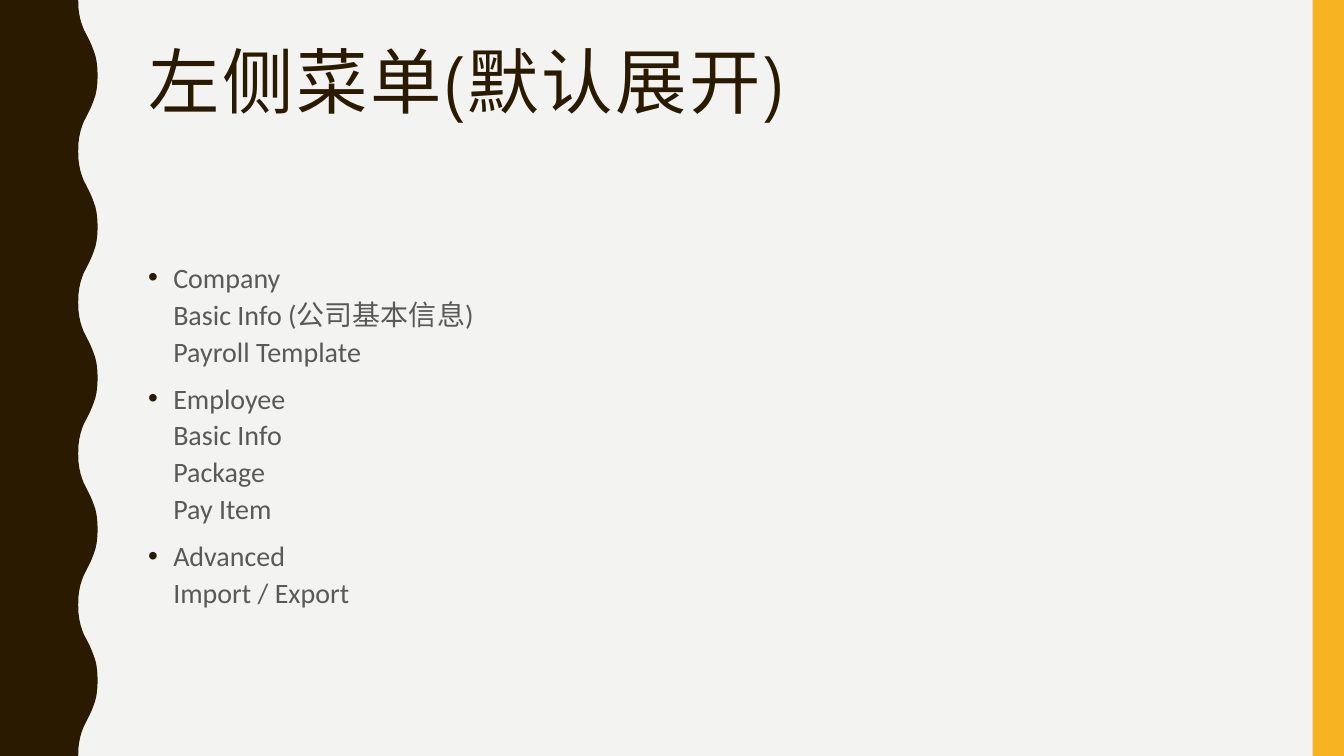
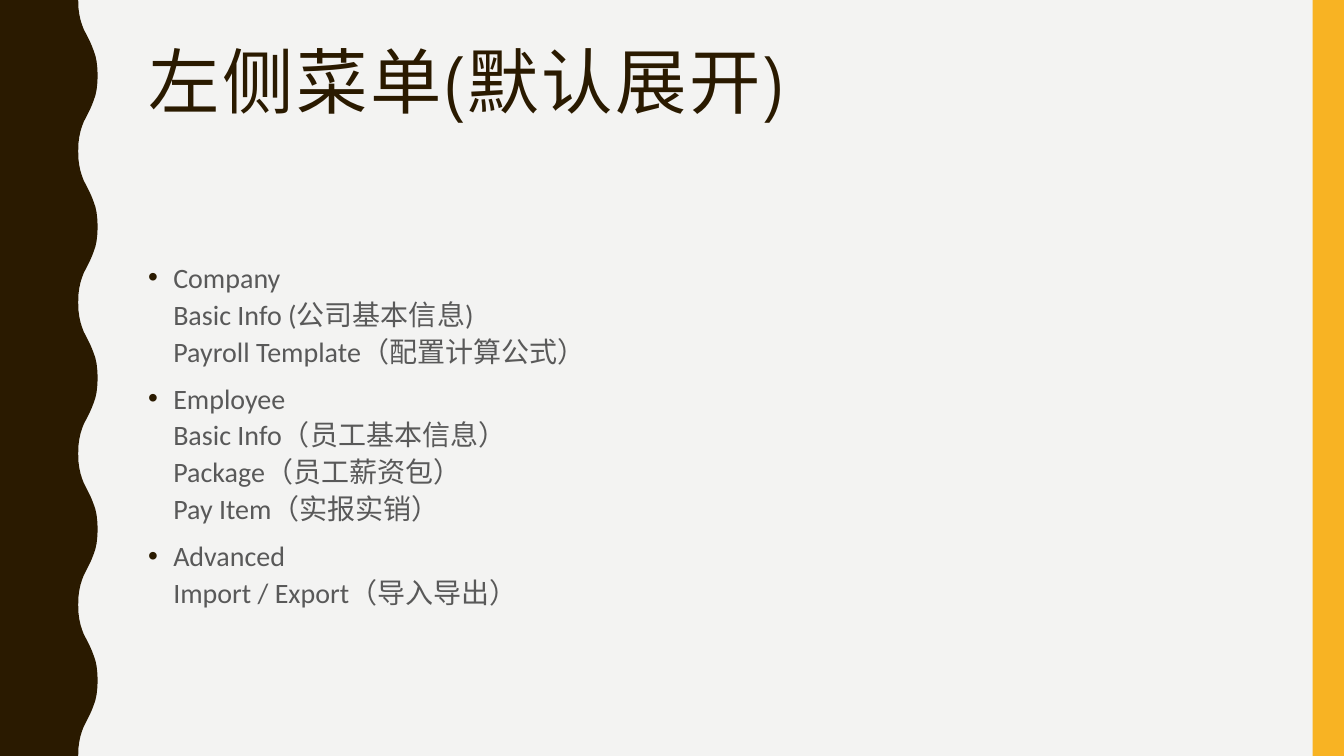
Before and after one commit to payrolls/payrolls.github.io, a slide deck: slide 4 of doc/Payroll Web UI.pptx. Drawn at 1344x756 pixels with LibreOffice and Linux fonts; fonts in the diff are those of the drawing. Boxes give left, top, right and bottom in pixels: in the first picture for what was removed or moved away, otherwise in the second. Text is boxed around its words. In the diff, an @@ line names an element or a change of style, - is before the commit and + after.

Commit message:
payroll status update step 2 & 3 API updated

```diff
--- a/doc/Payroll Web UI.pptx
+++ b/doc/Payroll Web UI.pptx
@@ text at [173,270,585,608]: text changed @@
-• Company
-  Basic Info (公司基本信息)
-  Payroll Template
-• Employee
-  Basic Info
-  Package
-  Pay Item
-• Advanced
-  Import / Export
+• Company
+  Basic Info (公司基本信息)
+  Payroll Template（配置计算公式）
+• Employee
+  Basic Info（员工基本信息）
+  Package（员工薪资包）
+  Pay Item（实报实销）
+• Advanced
+  Import / Export（导入导出）
```
Also in this commit, not shown: 4 other slides changed, 1 other file.
